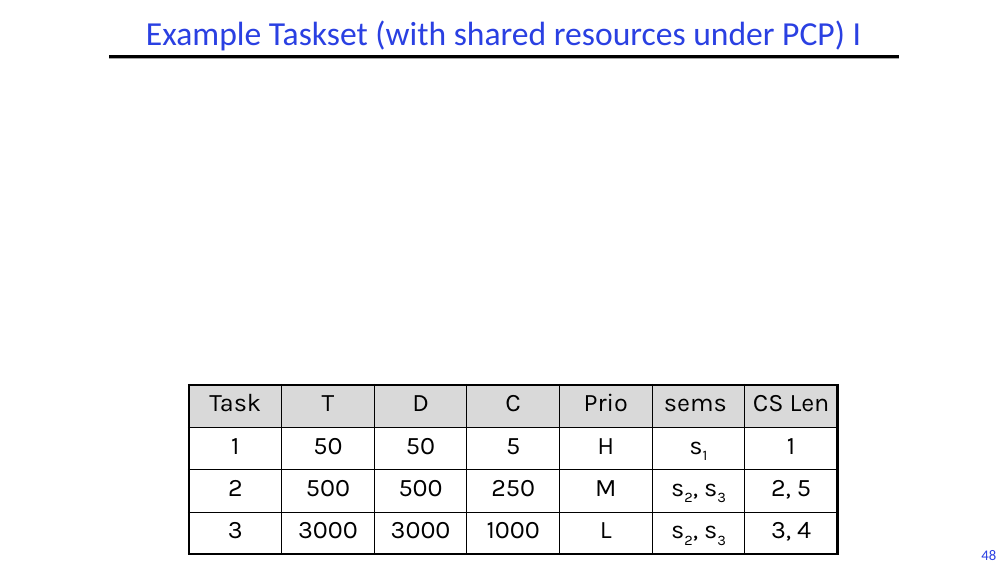
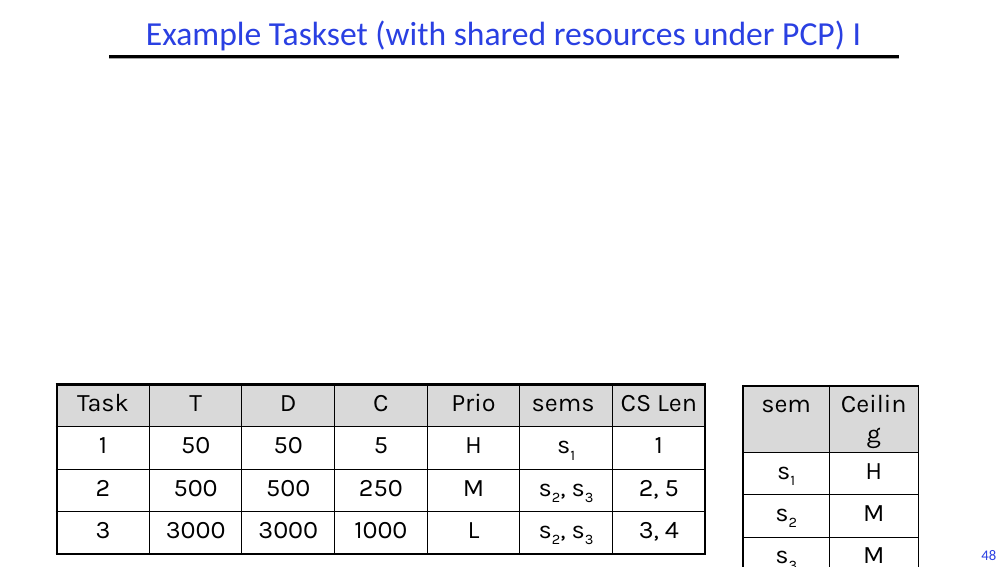
Before and after one commit to guhofstra/CSC256Fa25, a slide deck: slide 48 of PPTs/L6-RTScheduling II.pptx. Drawn at 1008x567 pixels with LibreOffice and Linux fonts; fonts in the diff are those of the drawing; grey boxes stand for pictures. Boxes give left, top, right and bottom in pixels: in the first picture for what was removed or moved away, otherwise in the second. Text is boxed around its words. In the diff, an @@ line names an element or a change of style, - is before the commit and + after.

```diff
--- a/PPTs/L6-RTScheduling II.pptx
+++ b/PPTs/L6-RTScheduling II.pptx
@@ table: place and size @@
-table at [189, 385, 839, 554]
+table at [57, 385, 706, 554]
@@ table added at [743, 386, 918, 567], 4 rows, 2 columns @@
+sem | Ceiling
+s1 | H
+s2 | M
+s3 | M
```
Also in this commit, not shown: 1 other slide changed, 4 other files.
